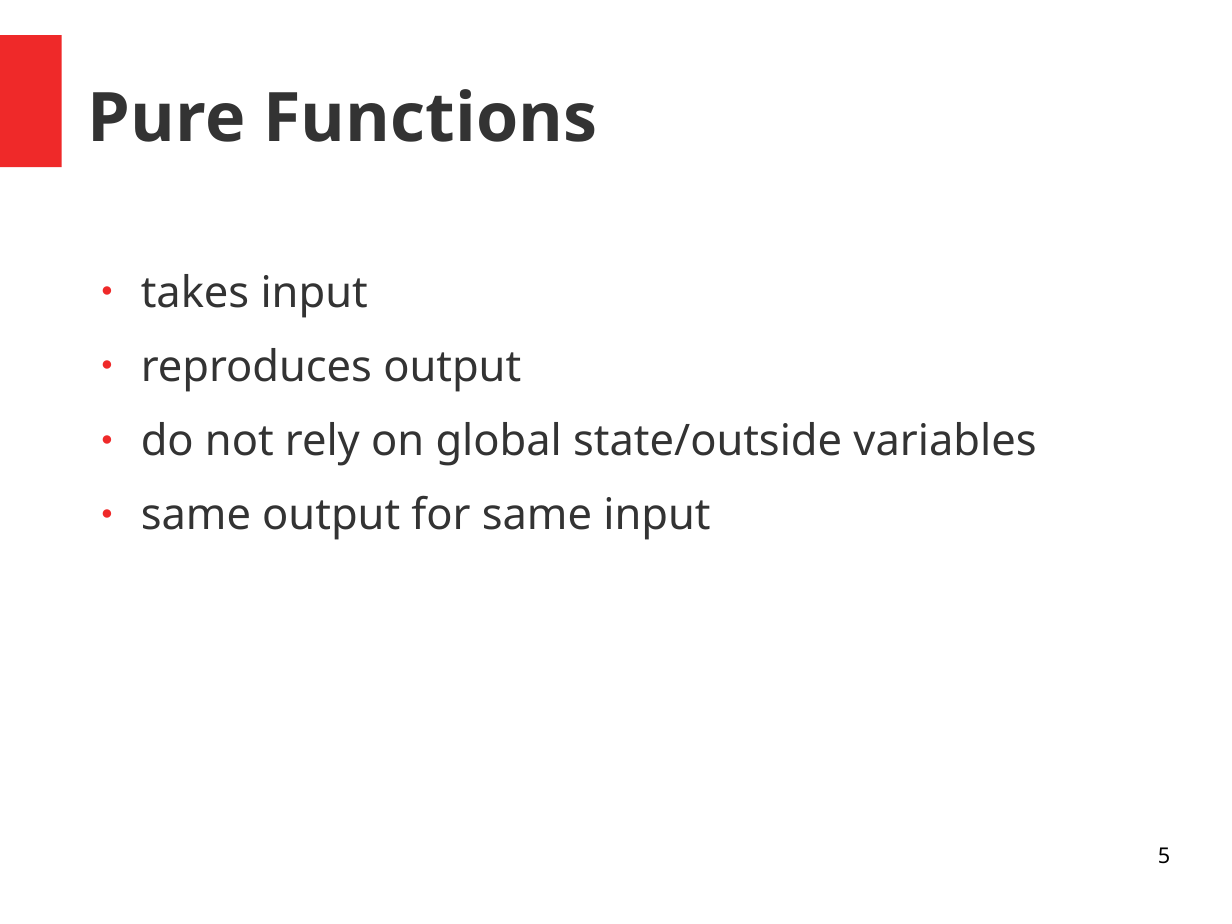
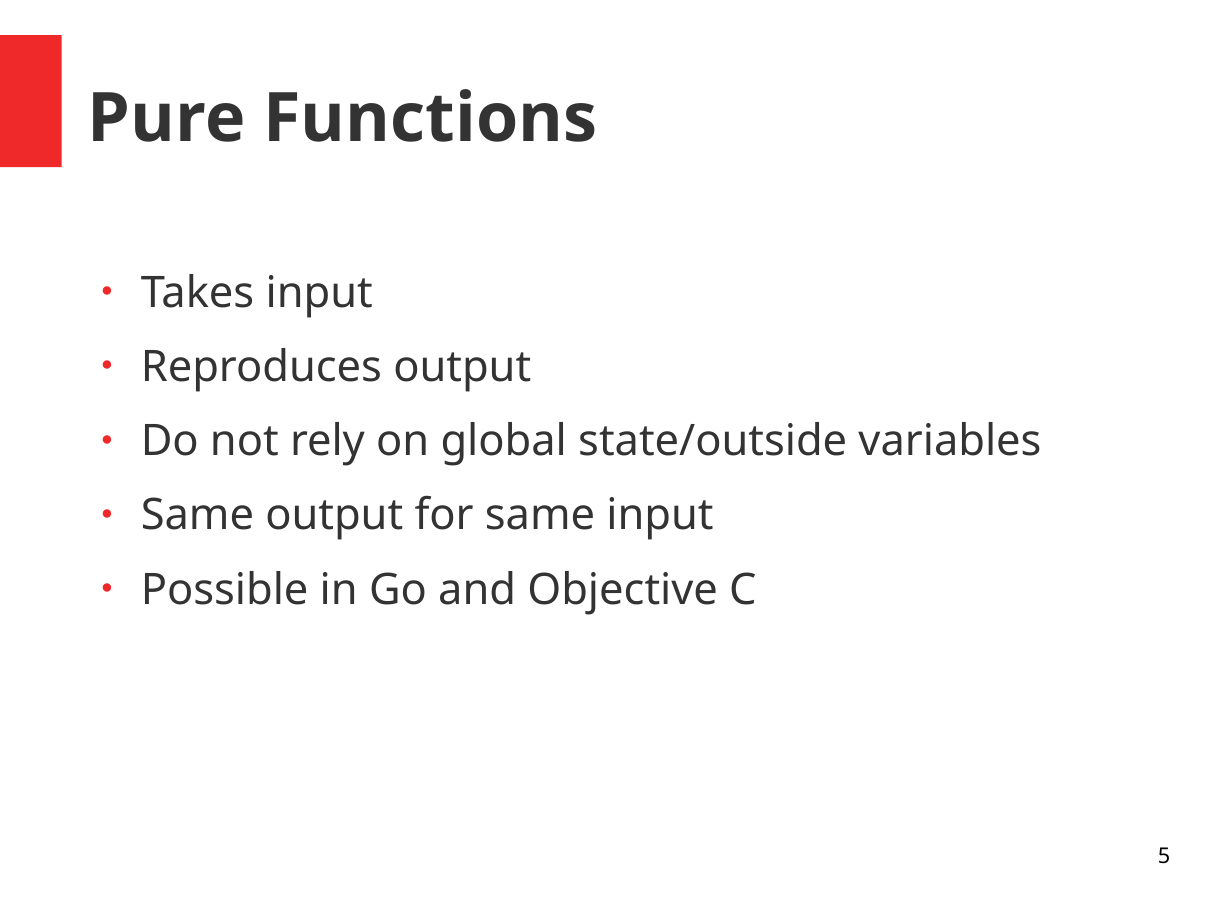
Before and after one commit to simonmtr/inf-fwpm-objective-c-bool-parser, a slide deck: slide 5 of presentation/presentation.odp. Drawn at 1232x924 pixels with LibreOffice and Linux fonts; fonts in the diff are those of the drawing. Boxes give left, top, right and bottom in pixels: in the first picture for what was removed or moved away, otherwise in the second. Text is boxed around its words. In the diff, an @@ line names an element or a change of style, - is before the commit and + after.

```diff
--- a/presentation/presentation.odp
+++ b/presentation/presentation.odp
@@ text at (x1=141, y1=274, x2=1041, y2=615): text changed @@
-● takes input
-● reproduces output
-● do not rely on global state/outside variables
-● same output for same input
+● Takes input
+● Reproduces output
+● Do not rely on global state/outside variables
+● Same output for same input
+● Possible in Go and Objective C
```
Also in this commit, not shown: 9 other slides changed, 4 other files.
